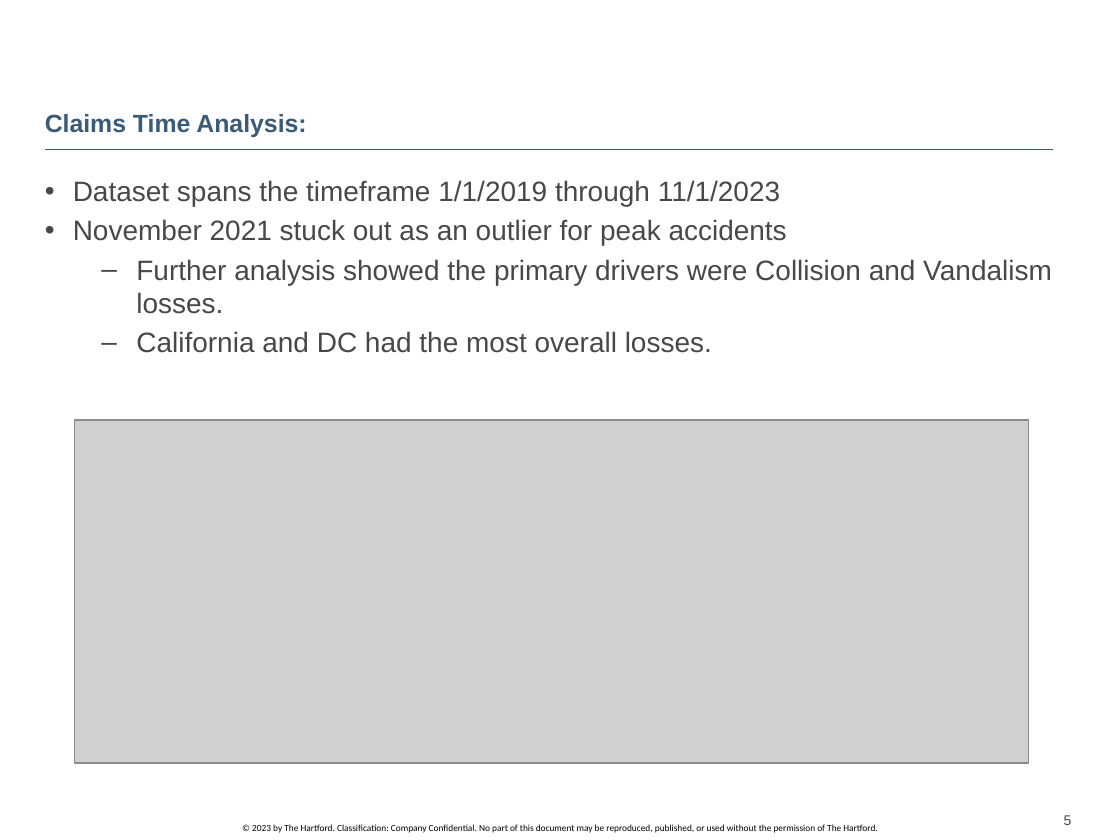
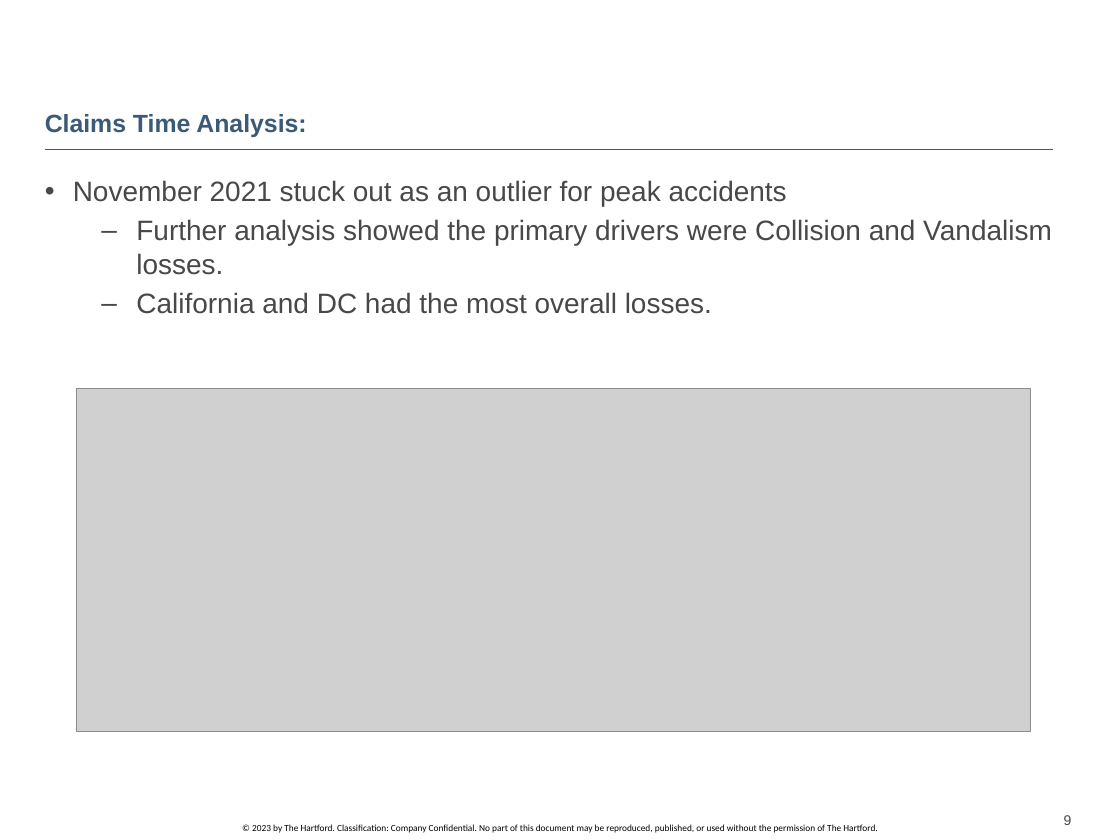
Before and after one commit to Jeni-D/PUBLIC, a slide deck: slide 9 of Capstone/JDUSCHAK CAPSTONE POWERPOINT.pptx (slide 5 before the commit). Drawn at 1120x840 pixels with LibreOffice and Linux fonts; fonts in the diff are those of the drawing; grey boxes stand for pictures; background and template pictures are left out. Boxes give left, top, right and bottom in pixels: in the first picture for what was removed or moved away, otherwise in the second. Text is boxed around its words. In the diff, an @@ line names an element or a change of style, - is before the commit and + after.

```diff
--- a/Capstone/JDUSCHAK CAPSTONE POWERPOINT.pptx
+++ b/Capstone/JDUSCHAK CAPSTONE POWERPOINT.pptx
@@ text at [73, 180, 780, 206]: paragraph removed @@
-• Dataset spans the timeframe 1/1/2019 through 11/1/2023
@@ picture: place and size @@
-picture at [75, 420, 1029, 763]
+picture at [76, 389, 1030, 731]
@@ page number at [1064, 815, 1072, 825]: text changed @@
-5
+9
```
Also in this commit, not shown: 8 other slides changed, 3 slides added, 1 other file.
